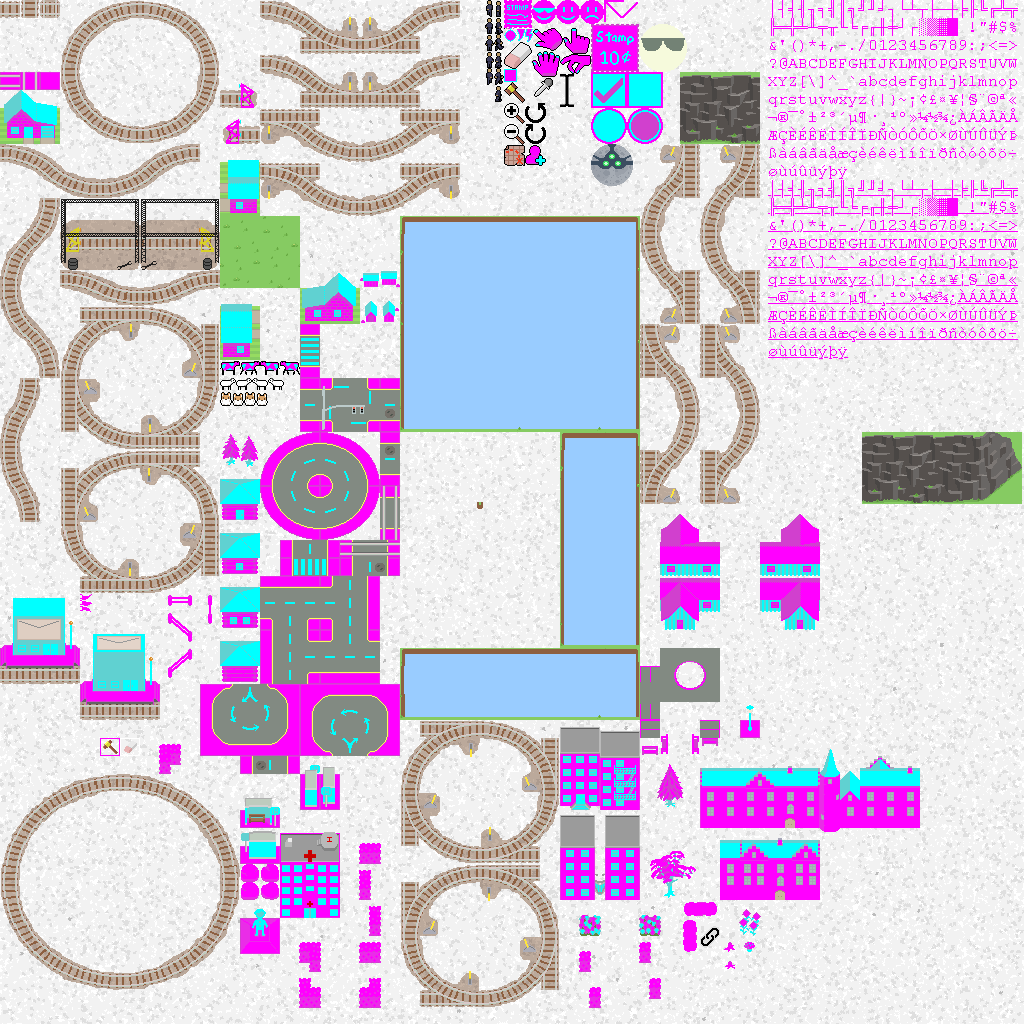
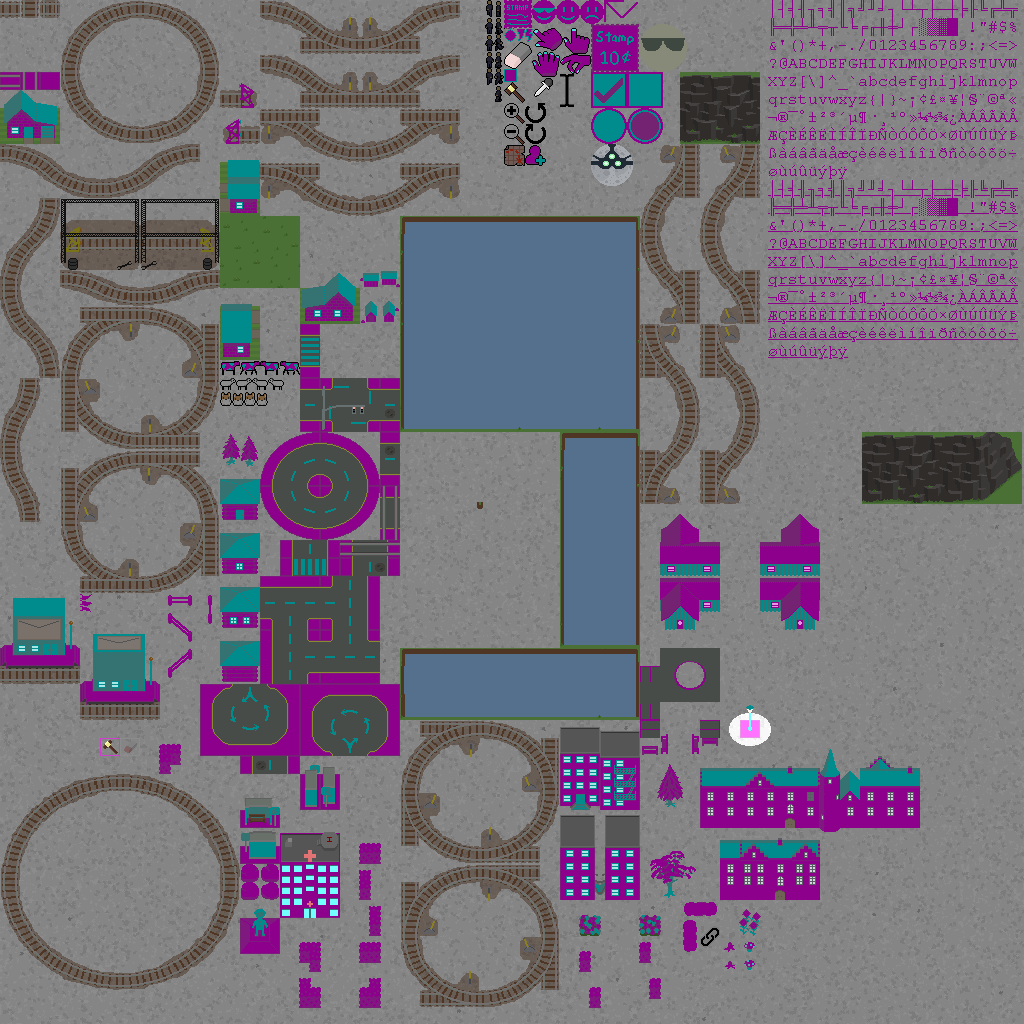
Comparing the layer stacks of the two 1024px x 1024px images. Changes:
showed "Layer #2", opacity 100% → 45%, painted on it over box(0, 0, 1024, 1024)
painted on "Pasted Layer #3" over box(744, 942, 755, 970)
